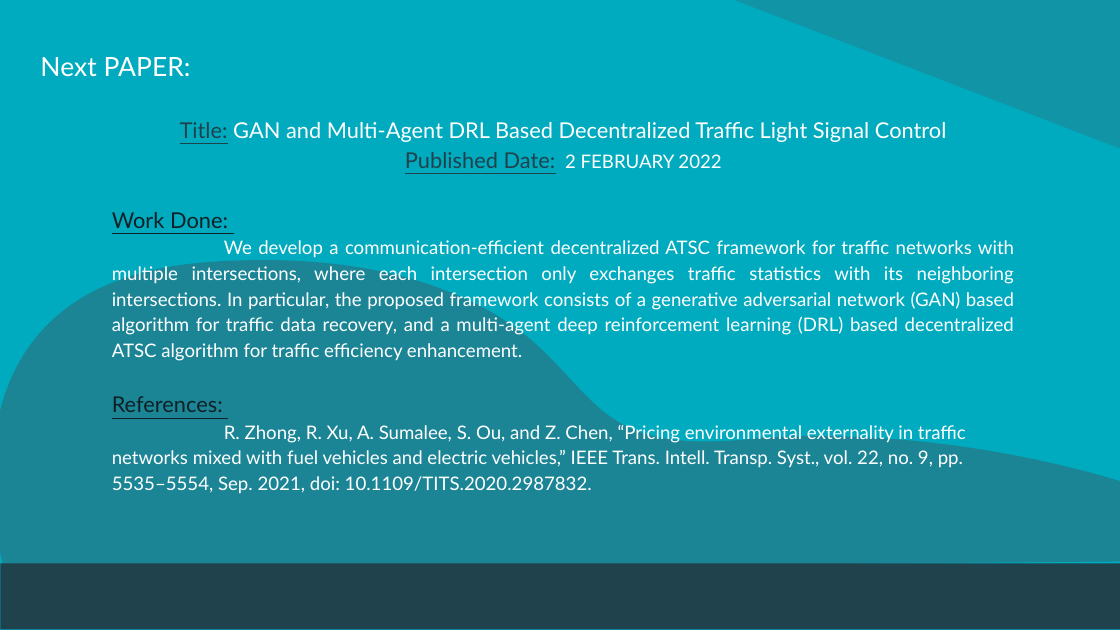
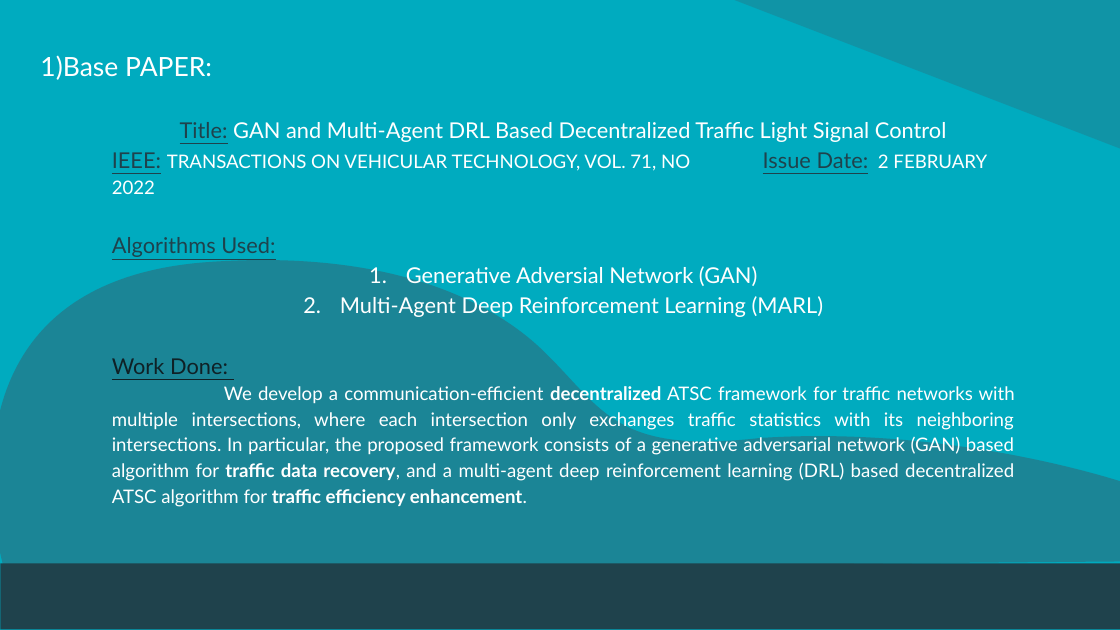
Before and after one commit to Namasivaayam-L/ResearchLab, a slide deck: slide 6 of Automatic Traffic Signal Control System.pptx (slide 10 before the commit). Drawn at 1120x630 pixels with LibreOffice and Linux fonts; fonts in the diff are those of the drawing. Boxes give left, top, right and bottom in pixels: in the first picture for what was removed or moved away, otherwise in the second. Text is boxed around its words. In the diff, an @@ line names an element or a change of style, - is before the commit and + after.

```diff
--- a/Automatic Traffic Signal Control System.pptx
+++ b/Automatic Traffic Signal Control System.pptx
@@ title at (40,55,212,80): text changed @@
-Next PAPER:
+1)Base PAPER:
@@ text at (112,152,987,318): text changed; text colour #1F424C to #FFFFFF @@
-Published Date: 2 FEBRUARY 2022
+IEEE: TRANSACTIONS ON VEHICULAR TECHNOLOGY, VOL. 71, NO Issue Date: 2 FEBRUARY 2022
+Algorithms Used:
+1. Generative Adversial Network (GAN)
+2. Multi-Agent Deep Reinforcement Learning (MARL)
@@ text at (112,384,1015,507): bold on in "decentralized traffic data recovery, traffic efficiency enha ..." @@
@@ text at (112,396,966,494): paragraphs removed @@
-References:
-R. Zhong, R. Xu, A. Sumalee, S. Ou, and Z. Chen, “Pricing environmental externality in traffic networks mixed with fuel vehicles and electric vehicles,” IEEE Trans. Intell. Transp. Syst., vol. 22, no. 9, pp. 5535–5554, Sep. 2021, doi: 10.1109/TITS.2020.2987832.
```
Also in this commit, not shown: 8 other slides changed, 12 slides added, 1 other file.
